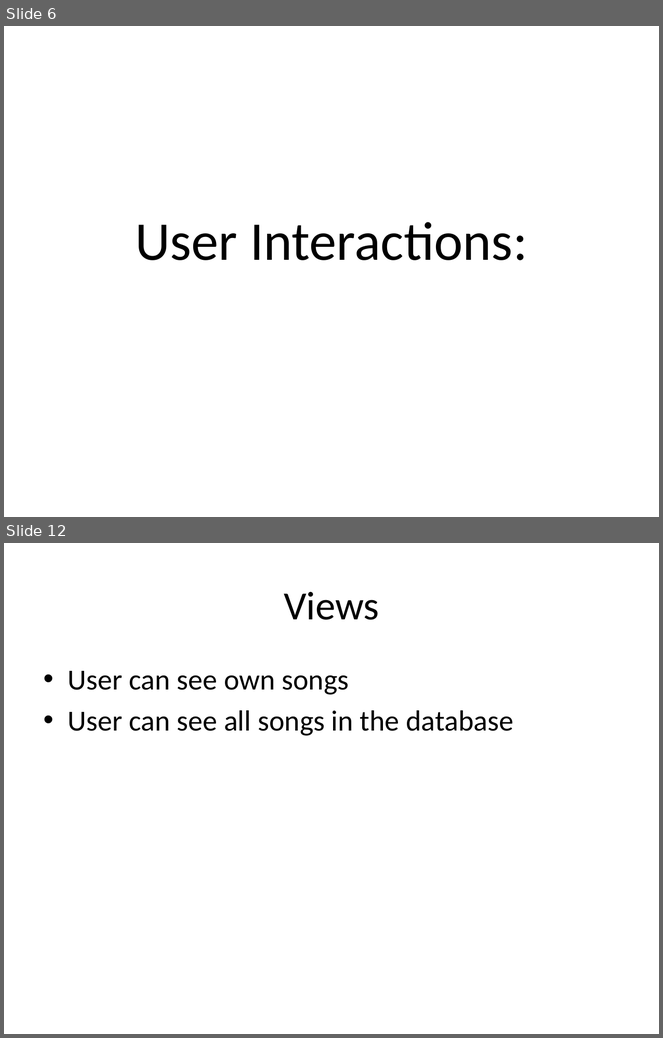
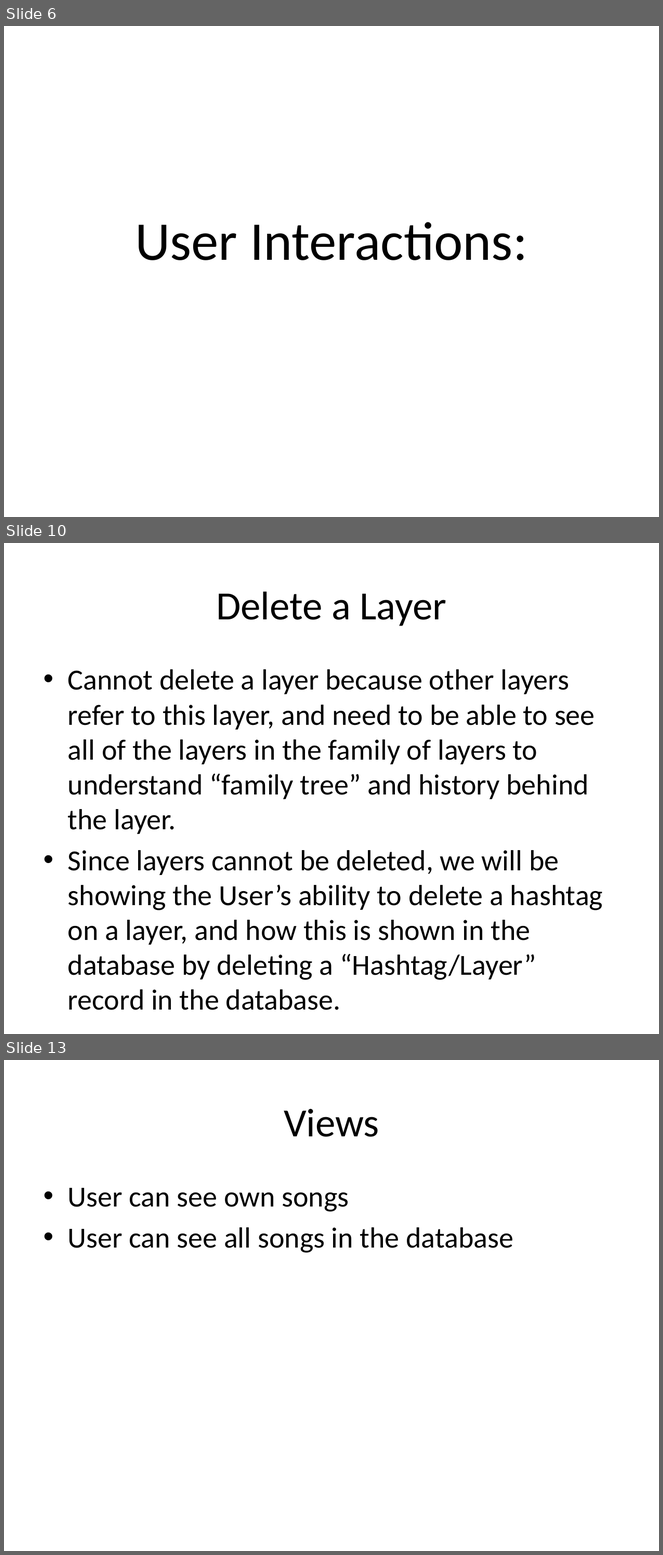
Before and after one commit to walkerq/layers, a slide deck: Project Progress Report.pptx. Shown one above the other, each under a label of ours: slides 6 and 12 before the commit, slides 6, 10 and 13 after it; the slides between them are not shown. The pictures are 663x1038 and 663x1555 pixels, drawn with LibreOffice and Linux fonts; fonts in the diff are those of the drawing. Boxes give left, top, right and bottom in pixels: in the first picture for what was removed or moved away, otherwise in the second. Text is boxed around its words. In the diff, an @@ line names an element or a change of style, - is before the commit and + after.

Commit message:
Added files via upload
Changed:
Slide 7 diagram (removed delete)
Slide 8 description...added bottom line
Slide 10 entirely
Slide 12 is new
Slide 14 is new

```diff
--- a/Project Progress Report.pptx
+++ b/Project Progress Report.pptx
@@ slide 10 added at (4, 543, 659, 1034), background #FFFFFF @@
@@ title added at (216, 591, 447, 626), 44 pt, text #000000 @@
+Delete a Layer
@@ text added at (68, 669, 603, 1010), 32 pt, text #000000 @@
+• Cannot delete a layer because other layers refer to this layer, and need to be able to see all of the layers in the family of layers to understand “family tree” and history behind the layer.
+• Since layers cannot be deleted, we will be showing the User’s ability to delete a hashtag on a layer, and how this is shown in the database by deleting a “Hashtag/Layer” record in the database.
@@ what was slide 12 is now slide 13 @@
```
Also in this commit, not shown: 5 slides changed, 2 other slides added, 1 slide removed.
